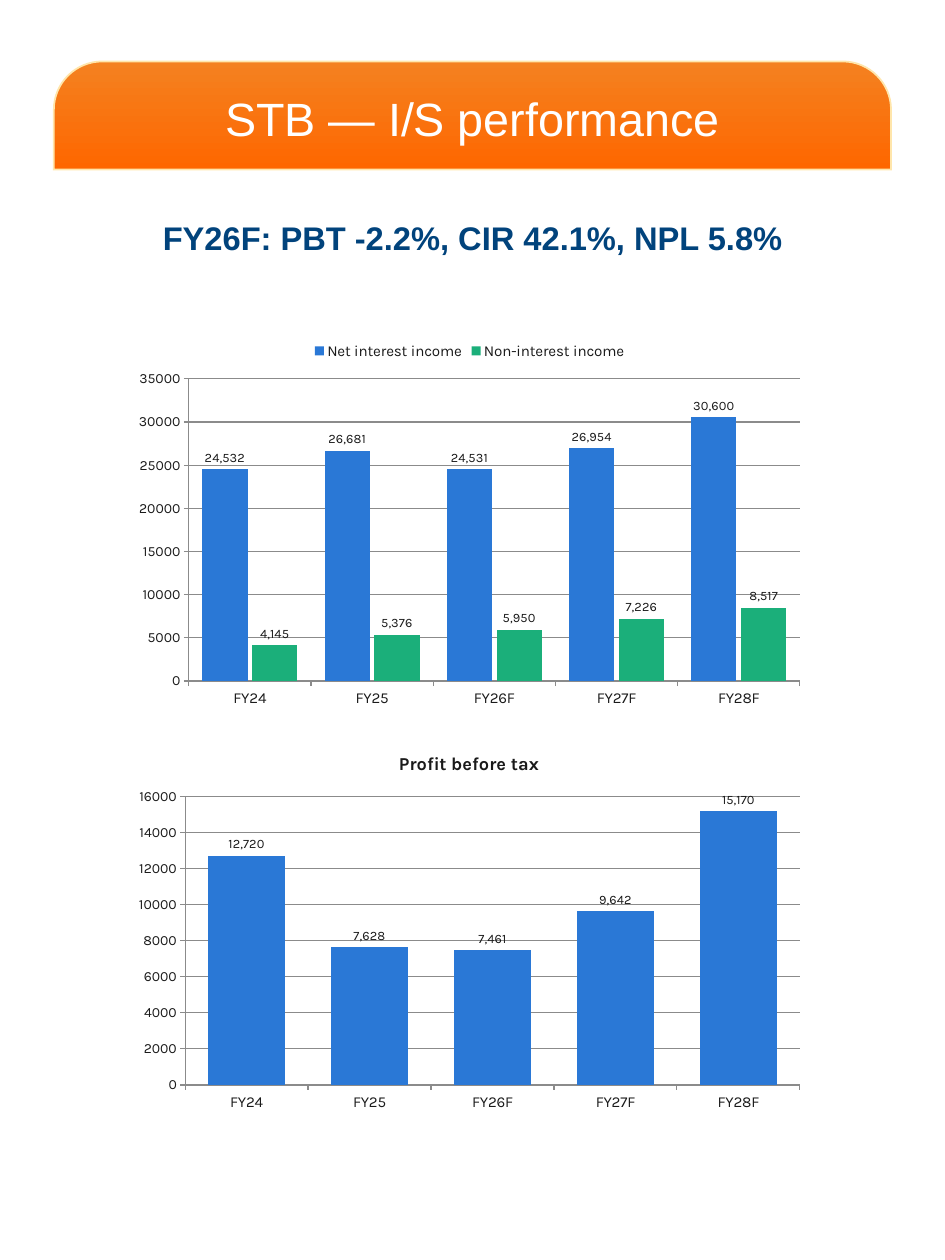
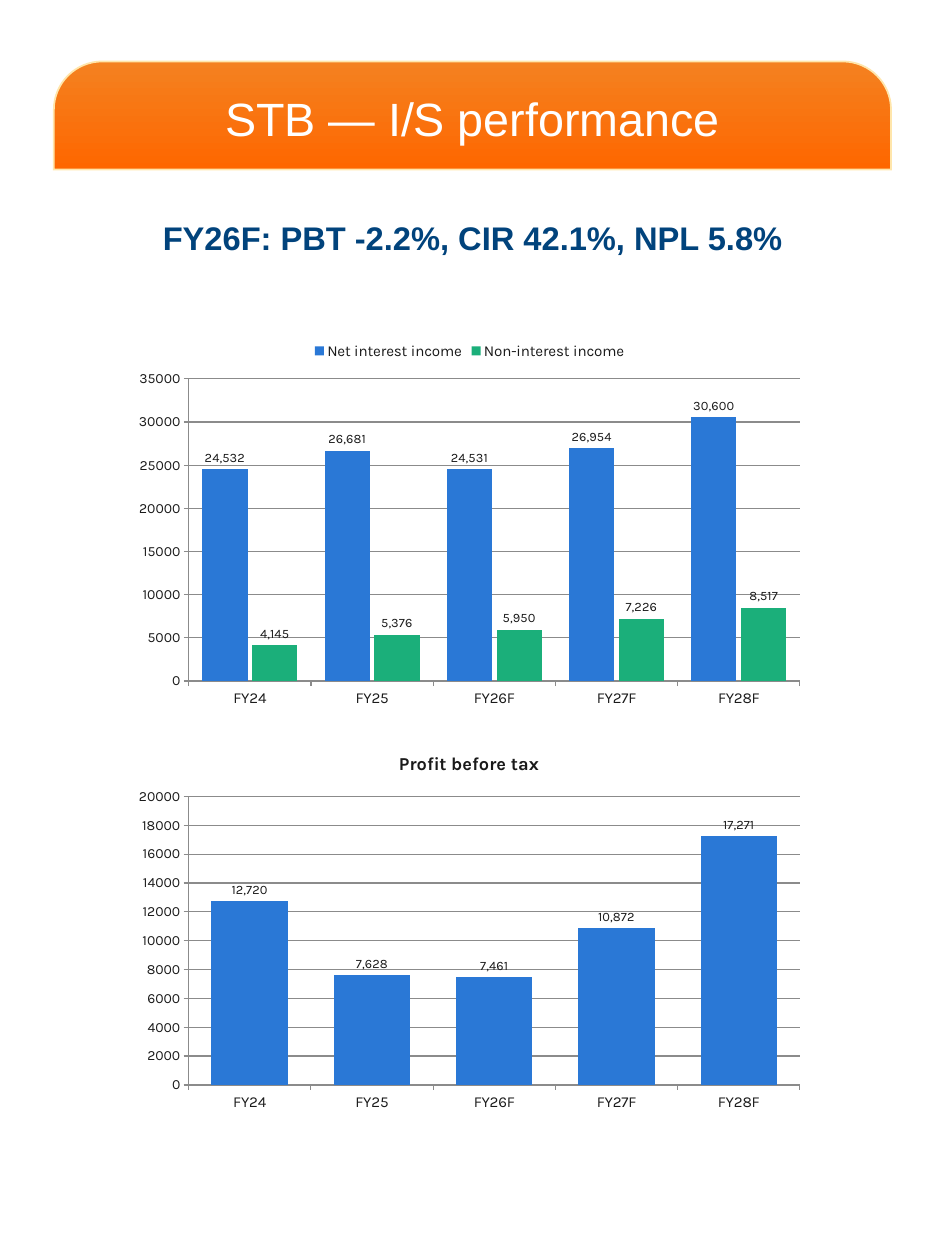
Before and after one commit to datquanton/verbose-guide, a slide deck: slide 3 of MASVN_Mobile_Report_STB_FPT_2Q26_EN_VN.pptx. Drawn at 945x1260 pixels with LibreOffice and Linux fonts; fonts in the diff are those of the drawing; background and template pictures are left out. Boxes give left, top, right and bottom in pixels: in the first picture for what was removed or moved away, otherwise in the second. Text is boxed around its words. In the diff, an @@ line names an element or a change of style, - is before the commit and + after.

```diff
--- a/MASVN_Mobile_Report_STB_FPT_2Q26_EN_VN.pptx
+++ b/MASVN_Mobile_Report_STB_FPT_2Q26_EN_VN.pptx
@@ column chart at [125,737,814,1119] @@
@@ Profit before tax, FY27F: 9642 to 10872 @@
@@ Profit before tax, FY28F: 15170 to 17271 @@
```
Also in this commit, not shown: 7 other slides changed, 11 other files.
